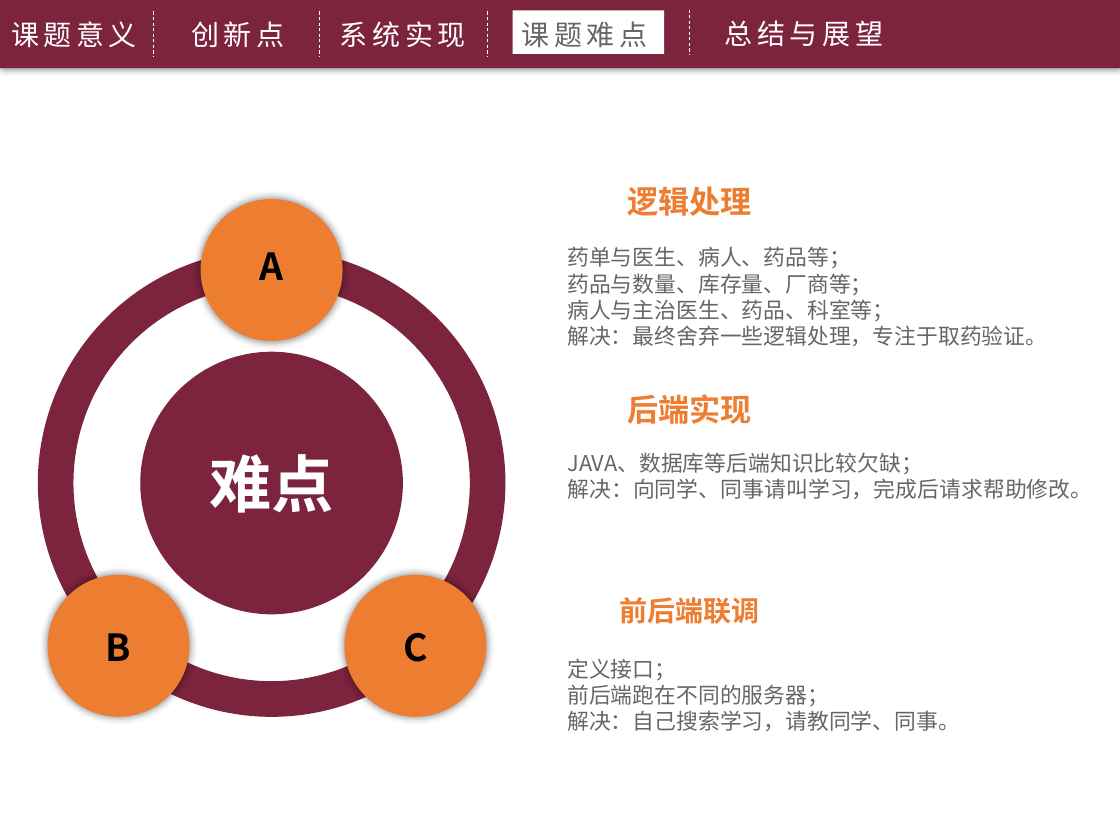
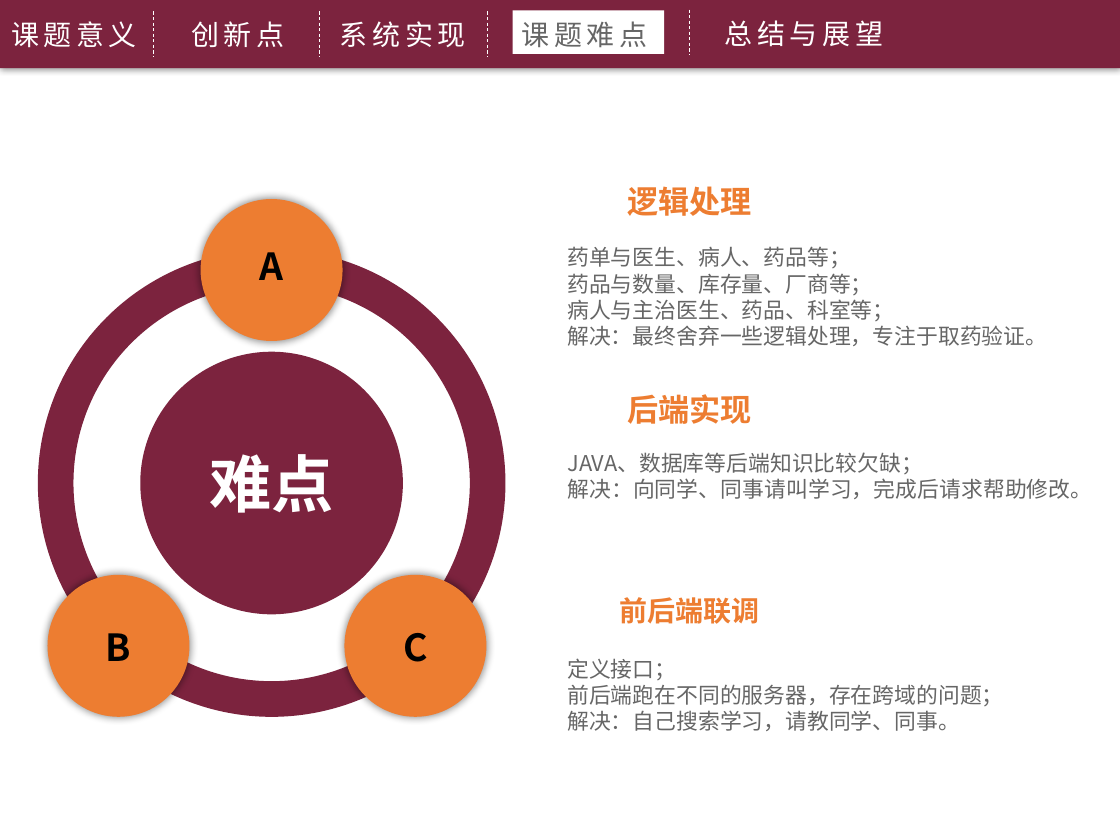
Before and after one commit to wangcherry/2016GraduationThesis, a slide deck: slide 15 of wangying/毕业答辩--王英.pptx. Drawn at 1120x840 pixels with LibreOffice and Linux fonts; fonts in the diff are those of the drawing; background and template pictures are left out. Boxes give left, top, right and bottom in pixels: in the first picture for what was removed or moved away, otherwise in the second. Text is boxed around its words. In the diff, an @@ line names an element or a change of style, - is before the commit and + after.

```diff
--- a/wangying/毕业答辩--王英.pptx
+++ b/wangying/毕业答辩--王英.pptx
@@ text at <box>567,684,1003,706</box>: text changed @@
-前后端跑在不同的服务器；
+前后端跑在不同的服务器，存在跨域的问题；
```
Also in this commit, not shown: 8 other slides changed, 8 other files.
